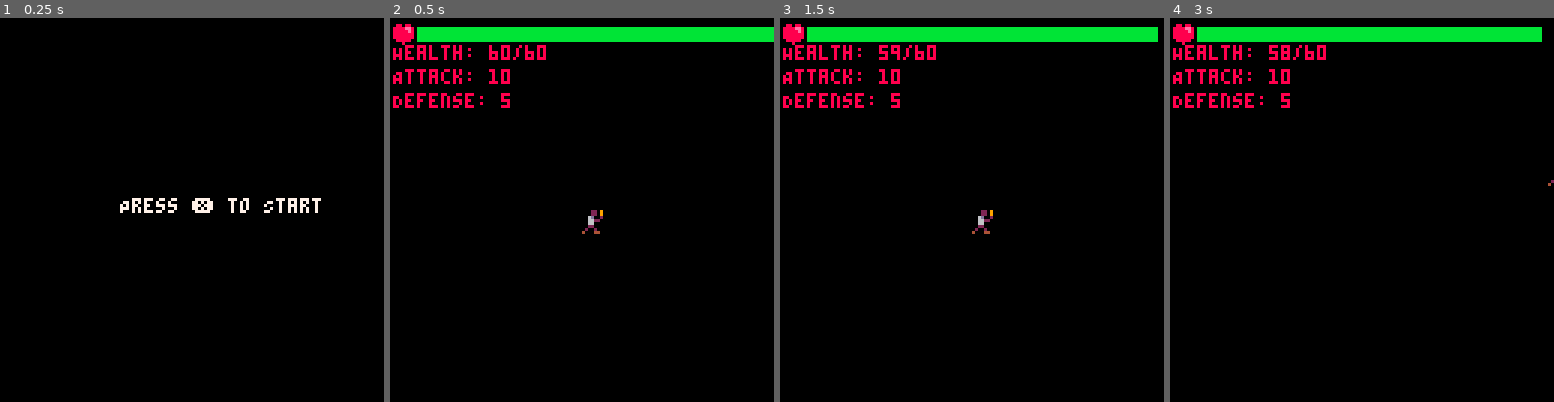
Above: before the commit, frames 1-4 (left to right).
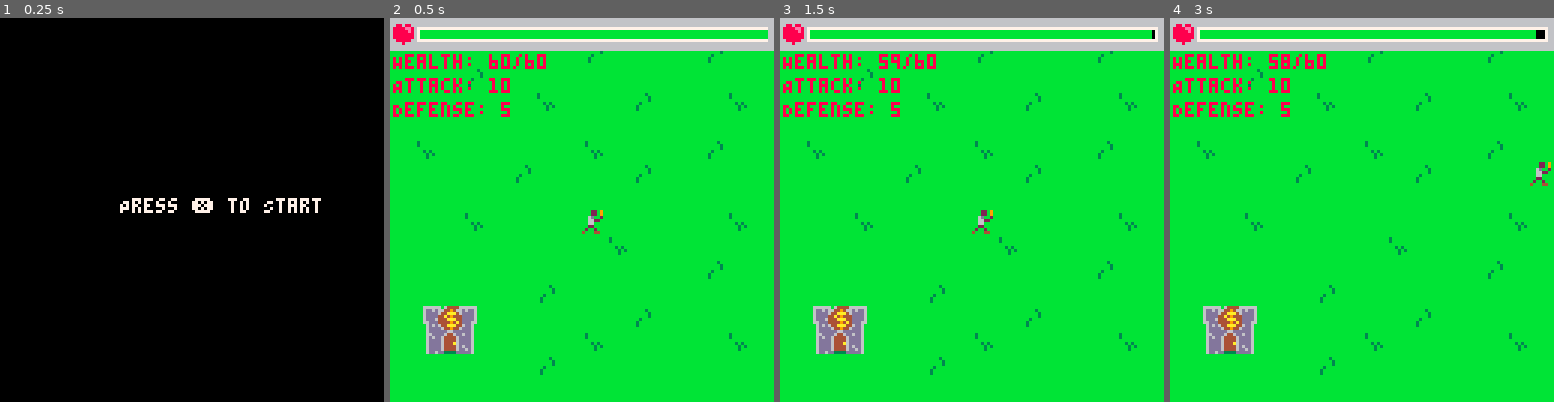
Above: after the commit, the same moments.

Repository: PancakedRivet/last-minute-hero
Game: PICO-8 cartridge last-minute-hero.p8
Two runs of this game, one before a commit and one after it. Both use one fixed random seed, a clock stepped at 60 frames per second and the inputs below.
Inputs:
- Up to frame 1 (0.25 s): no input
- Up to frame 2 (0.5 s): tap X (X key) at 0.33 s
- Up to frame 3 (1.5 s): tap X (X key) at 1.07 s
- Up to frame 4 (3 s): hold Right 1.6-2.1 s; tap X (X key) at 1.85, 2.97 s; hold Up 2.15-2.42 s; hold Right from 2.47 s (still down)

Frame 1 is identical in both runs. In frame 2, 97% of the frame differs, in the area x 0-100%, y 0-100%; in frame 3, 97%; in frame 4, 97%.

Commit message:
Adding a basic map, updates to UI

Diff:
--- a/last-minute-hero.p8
+++ b/last-minute-hero.p8
@@ -6,11 +6,36 @@
 #include ./scripts/player.lua
 
 __gfx__
-00000000000220900000000000000000000000000000000000000000000000000000000000000000000000000000000000000000000000000000000000000000
-00000000000220900880880000000000000000000000000000000000000000000000000000000000000000000000000000000000000000000000000000000000
-00700700006d00208888ee8000000000000000000000000000000000000000000000000000000000000000000000000000000000000000000000000000000000
-000770000066220088888e8000000000000000000000000000000000000000000000000000000000000000000000000000000000000000000000000000000000
-00077000006600008888888000000000000000000000000000000000000000000000000000000000000000000000000000000000000000000000000000000000
-00700700002200008888888000000000000000000000000000000000000000000000000000000000000000000000000000000000000000000000000000000000
-00000000020020000888880000000000000000000000000000000000000000000000000000000000000000000000000000000000000000000000000000000000
-00000000400044000008000000000000000000000000000000000000000000000000000000000000000000000000000000000000000000000000000000000000
+000000000002209000000000000000006b644446ddd66dddddd66dddbbbb6dddddd6bbbbbbbbbbbbbbbbbbbbbbbbbbbb00000000000000000000000000000000
+00000000000220900880880000aaa00066449466dd6446dddd6006ddbbbb66dd6dd6bbbbbbbbb3bbbbbbbbbbb3bbbbbb00000000000000000000000000000000
+00700700006d00208888ee800a997a00644aaa46d644446dd640006dbbbb6d6dddd6bbbbbbbbbb3bbbbbbbbbb3bbbbbb00000000000000000000000000000000
+000770000066220088888e800a979a0044a49444d644446dd640006dbbbb6dddddd6bbbbbbbbbb3bbbbbbbbbbbbbbbbb00000000000000000000000000000000
+0007700000660000888888800a999a00444aaa44d6444a6dd640006dbbbb6dddddd6bbbbbbb3bbbbbbbbbbbbbbb3b3bb00000000000000000000000000000000
+0070070000220000888888800a999a00444494a4d644446dd640006dbbbb6ddd6dd6bbbbbb3bbbbbbbbbbbbbbbbb3b3b00000000000000000000000000000000
+00000000020020000888880000aaa000644aaa44d644446dd640006dbbbb6dddd6d6bbbbbb3bbbbbbbbbbbbbbbbb3bbb00000000000000000000000000000000
+00000000400044000008000000000000d6449446dd3333ddbb4bbbbbbbbb6dd6ddd6bbbbbbbbbbbbbbbbbbbbbbbbbbbb00000000000000000000000000000000
+00000000000000000000000000000000000000000000000000000000bbb6666666666bbb00000000000000000000000000000000000000000000000000000000
+00000000000000000000000000000000000000000000000000000000bbb6dd6dd6dd6bbb00000000000000000000000000000000000000000000000000000000
+00000000000000000000000000000000000000000000000000000000bbb6dddddddd6bbb00000000000000000000000000000000000000000000000000000000
+00000000000000000000000000000000000000000000000000000000bbb6dddddddd6bbb00000000000000000000000000000000000000000000000000000000
+00000000000000000000000000000000000000000000000000000000bbb6ddd6dddd6bbb00000000000000000000000000000000000000000000000000000000
+00000000000000000000000000000000000000000000000000000000bbb66dddddd66bbb00000000000000000000000000000000000000000000000000000000
+00000000000000000000000000000000000000000000000000000000bbbb6d6d6dd6bbbb00000000000000000000000000000000000000000000000000000000
+00000000000000000000000000000000000000000000000000000000bbbb6dddddd6bbbb00000000000000000000000000000000000000000000000000000000
+__map__
+0a0a0a0a0a0a0a0a0a0a0a0a0a0a0a0a00000000000000000000000000000000000000000000000000000000000000000000000000000000000000000000000000000000000000000000000000000000000000000000000000000000000000000000000000000000000000000000000000000000000000000000000000000000
+0a0a0a0a0a0a0a0a090a0a0a0a090a0a00000000000000000000000000000000000000000000000000000000000000000000000000000000000000000000000000000000000000000000000000000000000000000000000000000000000000000000000000000000000000000000000000000000000000000000000000000000
+0a0a0a090a0a0a0a0a0a0a0a0a0a0a0a00000000000000000000000000000000000000000000000000000000000000000000000000000000000000000000000000000000000000000000000000000000000000000000000000000000000000000000000000000000000000000000000000000000000000000000000000000000
+0a0a0a0a0a0a0b0a0a0a090a0a0a0b0a00000000000000000000000000000000000000000000000000000000000000000000000000000000000000000000000000000000000000000000000000000000000000000000000000000000000000000000000000000000000000000000000000000000000000000000000000000000
+0a0a0a0a0a0a0a0a0a0a0a0a0a0a0a0a00000000000000000000000000000000000000000000000000000000000000000000000000000000000000000000000000000000000000000000000000000000000000000000000000000000000000000000000000000000000000000000000000000000000000000000000000000000
+0a0b0a0a0a0a0a0a0b0a0a0a0a090a0a00000000000000000000000000000000000000000000000000000000000000000000000000000000000000000000000000000000000000000000000000000000000000000000000000000000000000000000000000000000000000000000000000000000000000000000000000000000
+0a0a0a0a0a090a0a0a0a090a0a0a0a0a00000000000000000000000000000000000000000000000000000000000000000000000000000000000000000000000000000000000000000000000000000000000000000000000000000000000000000000000000000000000000000000000000000000000000000000000000000000
+0a0a0a0a0a0a0a0a0a0a0a0a0a0a0a0a00000000000000000000000000000000000000000000000000000000000000000000000000000000000000000000000000000000000000000000000000000000000000000000000000000000000000000000000000000000000000000000000000000000000000000000000000000000
+0a0a0a0b0a0a0a0a0a0a0a0a0a0a0b0a00000000000000000000000000000000000000000000000000000000000000000000000000000000000000000000000000000000000000000000000000000000000000000000000000000000000000000000000000000000000000000000000000000000000000000000000000000000
+0a0a0a0a0a0a0a0a0a0b0a0a0a0a0a0a00000000000000000000000000000000000000000000000000000000000000000000000000000000000000000000000000000000000000000000000000000000000000000000000000000000000000000000000000000000000000000000000000000000000000000000000000000000
+0a0a0a0a0a0a0a0a0a0a0a0a0a090a0a00000000000000000000000000000000000000000000000000000000000000000000000000000000000000000000000000000000000000000000000000000000000000000000000000000000000000000000000000000000000000000000000000000000000000000000000000000000
+0a0a0a0a0a0a090a0a0a0a0a0a0a0a0a00000000000000000000000000000000000000000000000000000000000000000000000000000000000000000000000000000000000000000000000000000000000000000000000000000000000000000000000000000000000000000000000000000000000000000000000000000000
+0a1704180a0a0a0a0a0a090a0a0a0a0a00000000000000000000000000000000000000000000000000000000000000000000000000000000000000000000000000000000000000000000000000000000000000000000000000000000000000000000000000000000000000000000000000000000000000000000000000000000
+0a0705080a0a0a0a0b0a0a0a0a0a0b0a00000000000000000000000000000000000000000000000000000000000000000000000000000000000000000000000000000000000000000000000000000000000000000000000000000000000000000000000000000000000000000000000000000000000000000000000000000000
+0a0a0a0a0a0a090a0a0a0a0a0a0a0a0a00000000000000000000000000000000000000000000000000000000000000000000000000000000000000000000000000000000000000000000000000000000000000000000000000000000000000000000000000000000000000000000000000000000000000000000000000000000
+0a0a0a0a0a0a0a0a0a0a0a0a0a0a0a0a00000000000000000000000000000000000000000000000000000000000000000000000000000000000000000000000000000000000000000000000000000000000000000000000000000000000000000000000000000000000000000000000000000000000000000000000000000000
--- a/main.lua
+++ b/main.lua
@@ -36,9 +36,11 @@
     return
  end
  if game_state == game_states.playing then
+    map()
     draw_player(player)
     draw_status(player)
-    draw_status_bar(player.health, player.max_health, 9, 3, 118, 4)
+    rectfill(0, 0, 128, 10, 6) -- UI Background
+    draw_status_bar(player.health, player.max_health, 9, 3, 116, 4)
     -- Health sprite in top left corner
     spr(game_sprites.health, 1, 1)
  end
--- a/scripts/game.lua
+++ b/scripts/game.lua
@@ -20,6 +20,7 @@
  local bar_height = height or 8
  local bar_ratio = current_value / max_value
  local filled_width = flr(bar_width * bar_ratio)
+ local border_width = 1
 
  local bar_color = 11 -- Green by default
  if bar_ratio < 0.5 then
@@ -29,6 +30,7 @@
     bar_color = 8 -- Red
  end
 
- rectfill(x, y, x + bar_width, y + bar_height, 0) -- Background
- rectfill(x, y, x + filled_width, y + bar_height, bar_color) -- Filled part
+ rectfill(x, y, x + bar_width, y + bar_height, 7) -- Background Edge
+ rectfill(x + border_width, y + border_width, x + bar_width - border_width, y + bar_height - border_width, 0) -- Background
+ rectfill(x + border_width, y + border_width, x + filled_width, y + bar_height - border_width, bar_color) -- Filled part
 end
--- a/scripts/player.lua
+++ b/scripts/player.lua
@@ -15,22 +15,35 @@
 end
 
 function update_position(player)
+    local max_pos_x = 122
+    local max_pos_y = 120
+    local min_pos_x = -2
+    local min_pos_y = 10
+
  if btn(⬅️) then
-  player.x -= player.speed
+    if player.x - player.speed > min_pos_x then
+     player.x -= player.speed
+    end
   player.sp_flipx = true
  end
 
  if btn(➡️) then
-  player.x += player.speed
+    if player.x + player.speed < max_pos_x then
+        player.x += player.speed
+    end
   player.sp_flipx = false
  end
 
  if btn(⬆️) then
-  player.y -= player.speed
+    if player.y - player.speed > min_pos_y then
+        player.y -= player.speed
+    end
  end
 
  if btn(⬇️) then
-  player.y += player.speed
+    if player.y + player.speed < max_pos_y then
+        player.y += player.speed
+    end
  end
 end
 
@@ -39,9 +52,9 @@
 end
 
 function draw_status(player)
- print("Health: "..player.health.."/"..player.max_health, 1, 9, 8)
- print("Attack: "..player.attack, 1, 17, 8)
- print("Defense: "..player.defense, 1, 25, 8)
+ print("Health: "..player.health.."/"..player.max_health, 1, 12, 8)
+ print("Attack: "..player.attack, 1, 20, 8)
+ print("Defense: "..player.defense, 1, 28, 8)
 end
 
 function timer_health_tick(player, game_duration_max_secs)
